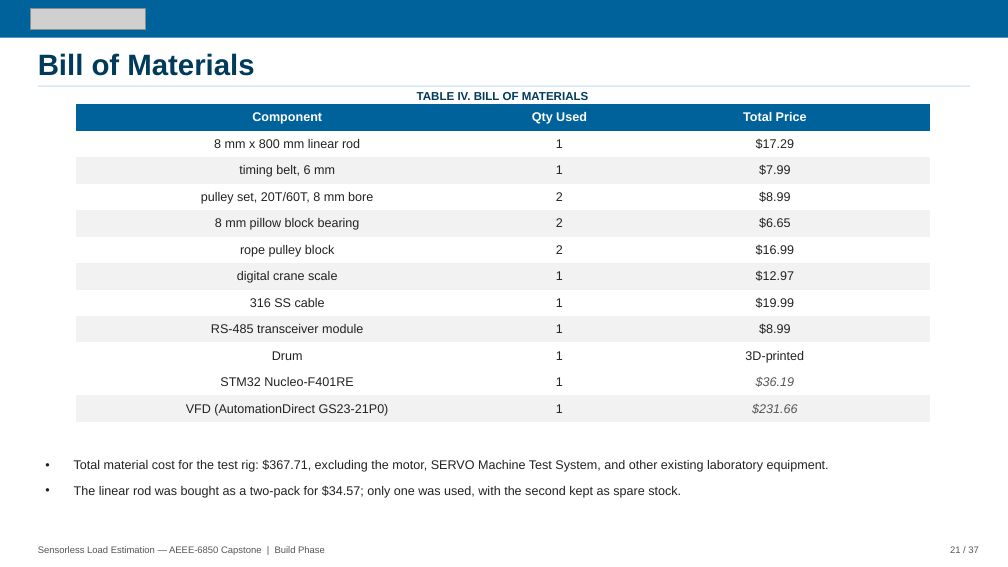
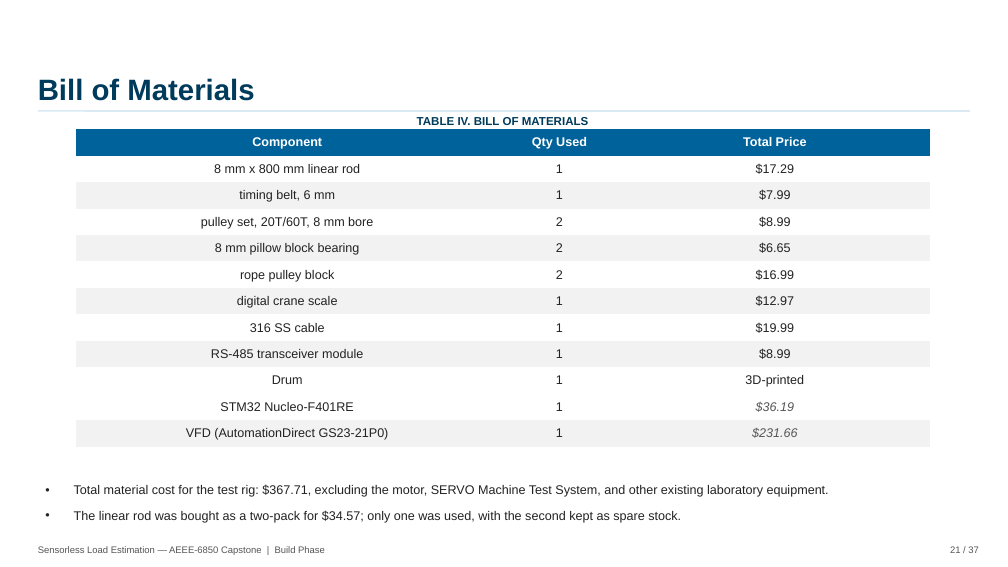
Before and after one commit to David-4529/Capstone, a slide deck: slide 21 of docs/paper/Sensorless_Load_Estimation_Deck_Rev17.pptx. Drawn at 1008x567 pixels with LibreOffice and Linux fonts; fonts in the diff are those of the drawing; grey boxes stand for pictures; background and template pictures are left out. Boxes give left, top, right and bottom in pixels: in the first picture for what was removed or moved away, otherwise in the second. Text is boxed around its words. In the diff, an @@ line names an element or a change of style, - is before the commit and + after.

```diff
--- a/docs/paper/Sensorless_Load_Estimation_Deck_Rev17.pptx
+++ b/docs/paper/Sensorless_Load_Estimation_Deck_Rev17.pptx
@@ rectangle removed at box(0, 0, 1008, 38) @@
@@ picture removed at box(30, 8, 145, 29) @@
@@ 3 texts, 1 table, 1 line: place and size @@
-3 texts, 1 table, 1 line at box(38, 53, 970, 498)
+3 texts, 1 table, 1 line at box(38, 78, 970, 523)
```
Also in this commit, not shown: 36 other slides changed.
